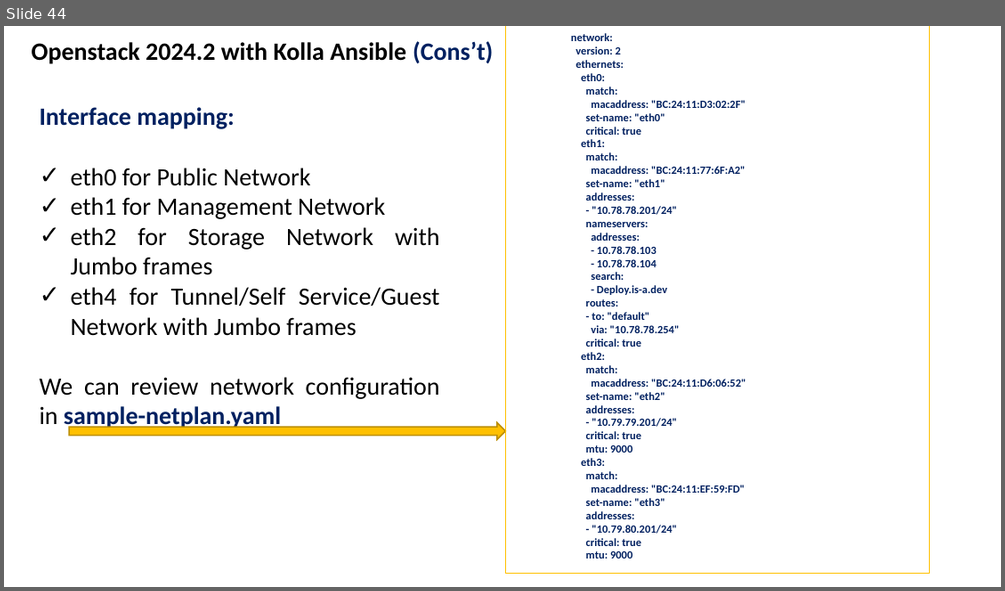
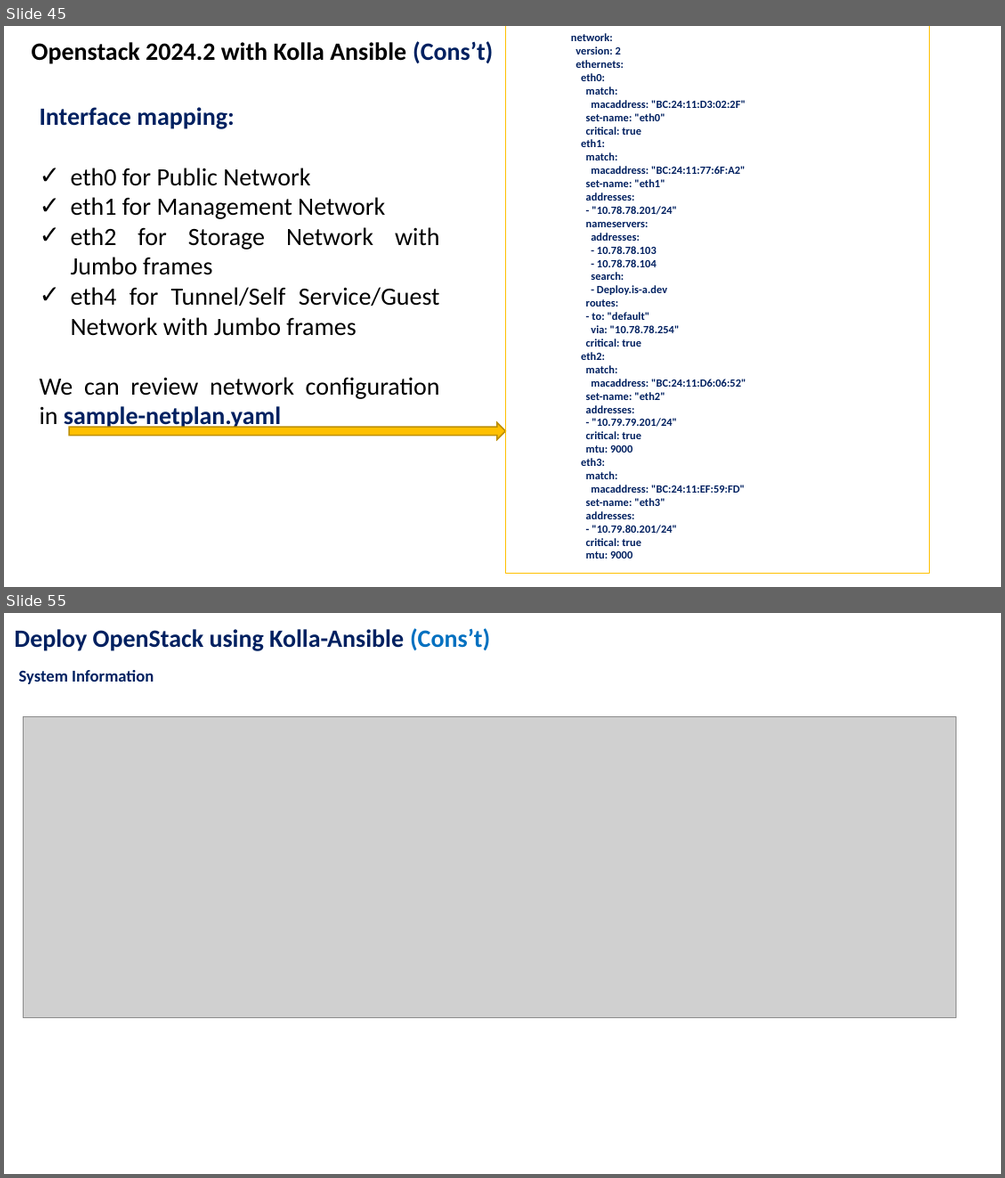
Before and after one commit to amelcharolinesgn2/ClouD-Infrastructure-SISKA-2025, a slide deck: Cource_LAB_Kolla Ansible OpenStack Installation-Ubuntu server22-04.pptx. Shown one above the other, each under a label of ours: slide 44 before the commit, slides 45 and 55 after it; the slides between them are not shown. The pictures are 1005x591 and 1005x1178 pixels, drawn with LibreOffice and Linux fonts; fonts in the diff are those of the drawing; grey boxes stand for pictures. Boxes give left, top, right and bottom in pixels: in the first picture for what was removed or moved away, otherwise in the second. Text is boxed around its words. In the diff, an @@ line names an element or a change of style, - is before the commit and + after.

```diff
--- a/Cource_LAB_Kolla Ansible OpenStack Installation-Ubuntu server22-04.pptx
+++ b/Cource_LAB_Kolla Ansible OpenStack Installation-Ubuntu server22-04.pptx
@@ slide 55 added at (4,613,1001,1174), background #FFFFFF @@
@@ text added at (15,628,490,651), 18 pt, text #002060, bold @@
+Deploy OpenStack using Kolla-Ansible (Cons’t)
@@ text added at (19,670,154,684), 12 pt, text #002060, bold @@
+System Information
@@ picture added at (23,716,956,1018) @@
@@ what was slide 44 is now slide 45 @@
```
Also in this commit, not shown: 3 slides changed, 25 other slides added, 1 other file.
